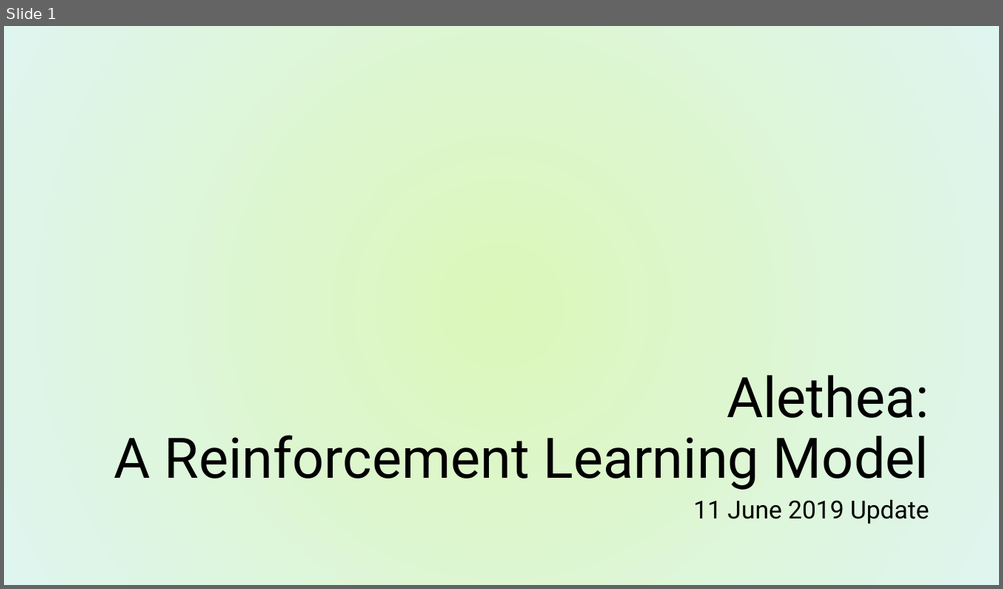
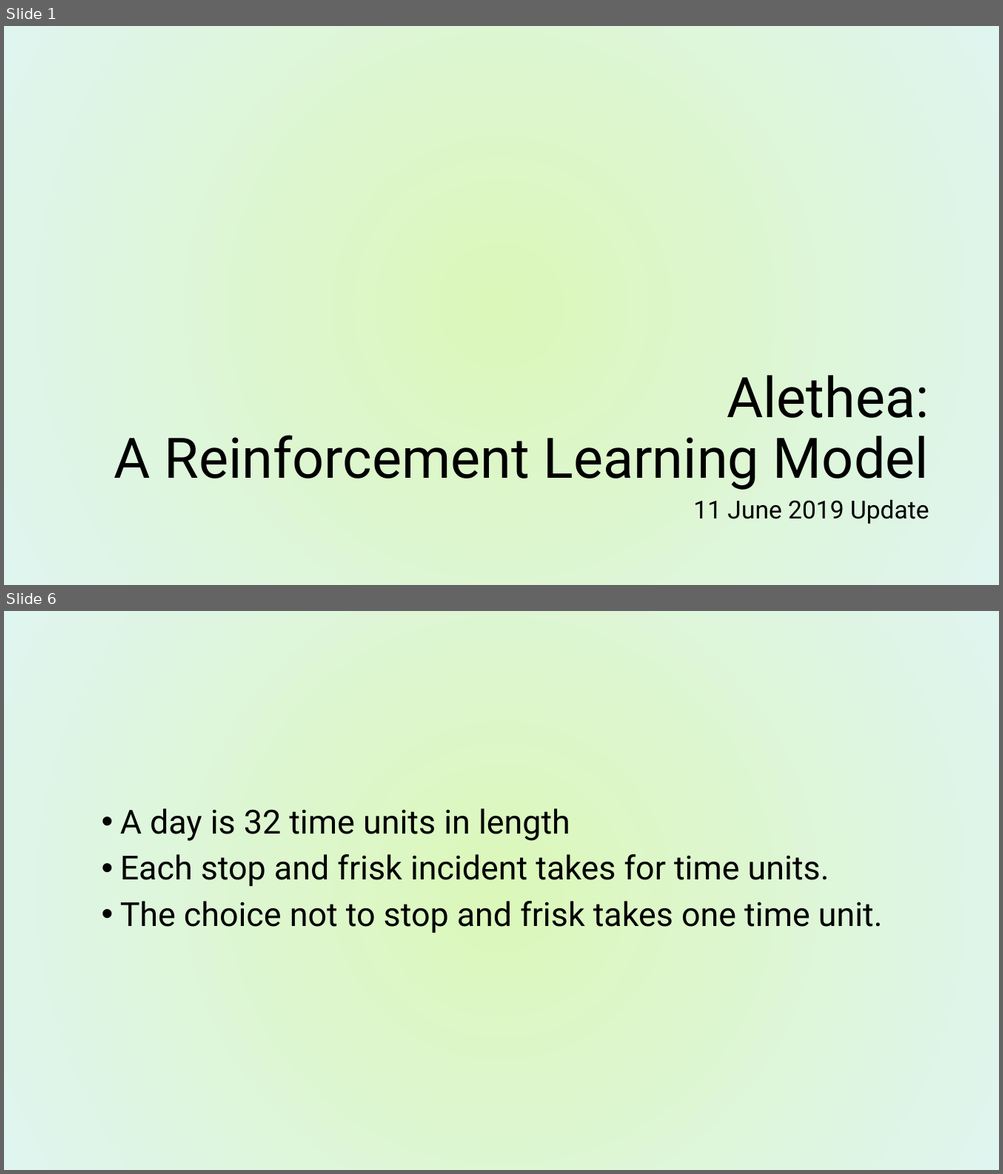
Before and after one commit to Kgatliffe/Alethea, a slide deck: Alethea11June2019.pptx. Shown one above the other, each under a label of ours: slide 1 before the commit, slides 1 and 6 after it; the slides between them are not shown. The pictures are 1003x589 and 1003x1174 pixels, drawn with LibreOffice and Linux fonts; fonts in the diff are those of the drawing; background and template pictures are left out. Boxes give left, top, right and bottom in pixels: in the first picture for what was removed or moved away, otherwise in the second. Text is boxed around its words. In the diff, an @@ line names an element or a change of style, - is before the commit and + after.

```diff
--- a/Alethea11June2019.pptx
+++ b/Alethea11June2019.pptx
@@ slide 6 added at <box>4,611,999,1170</box>, background picture (left out) @@
@@ text added at <box>120,809,882,933</box>, 32 pt, text #000000 @@
+• A day is 32 time units in length
+• Each stop and frisk incident takes for time units.
+• The choice not to stop and frisk takes one time unit.
```
Also in this commit, not shown: 6 other slides added, 2 slides removed, 46 other files.
